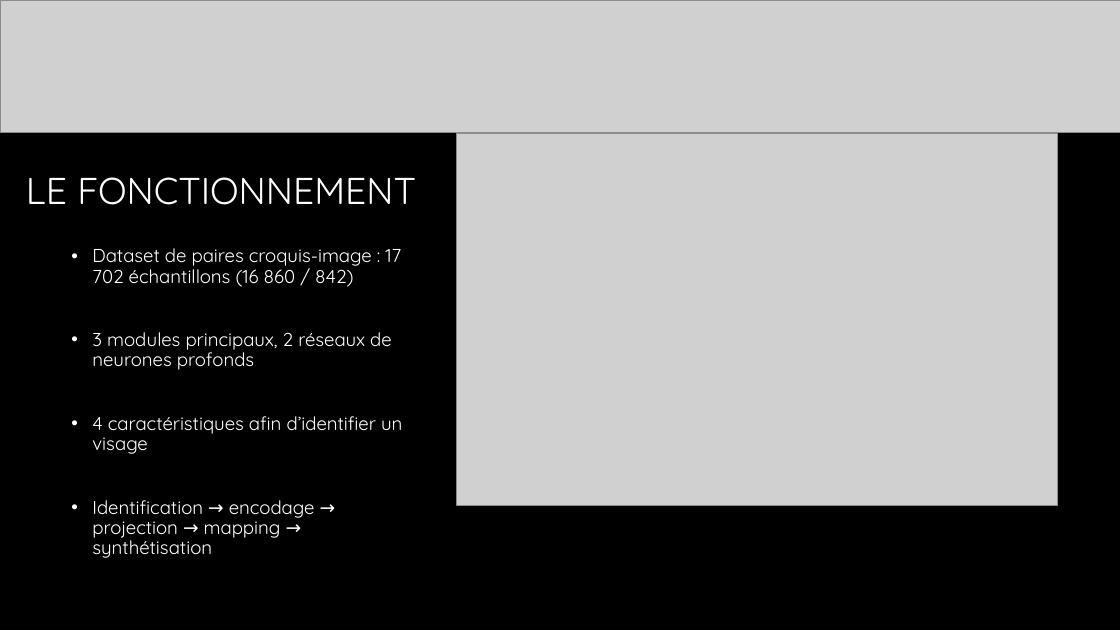
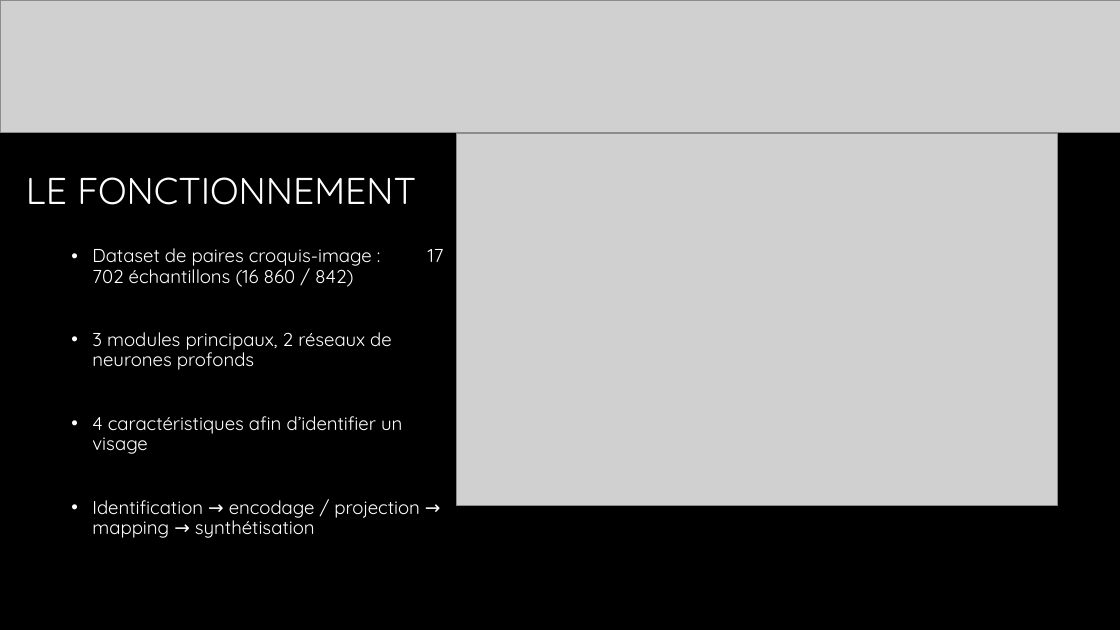
Before and after one commit to MrRedbloX/M2_INFO, a slide deck: slide 5 of INF3001_SAI/Papers/Deep face drawing.pptx. Drawn at 1120x630 pixels with LibreOffice and Linux fonts; fonts in the diff are those of the drawing; grey boxes stand for pictures; background and template pictures are left out. Boxes give left, top, right and bottom in pixels: in the first picture for what was removed or moved away, otherwise in the second. Text is boxed around its words. In the diff, an @@ line names an element or a change of style, - is before the commit and + after.

Commit message:
Adding STV project

```diff
--- a/INF3001_SAI/Papers/Deep face drawing.pptx
+++ b/INF3001_SAI/Papers/Deep face drawing.pptx
@@ text at [92, 500, 420, 538]: text changed @@
-• Identification → encodage → projection → mapping → synthétisation
+• Identification → encodage / projection → mapping → synthétisation
```
Also in this commit, not shown: 1 other slide changed, 14 other files.
